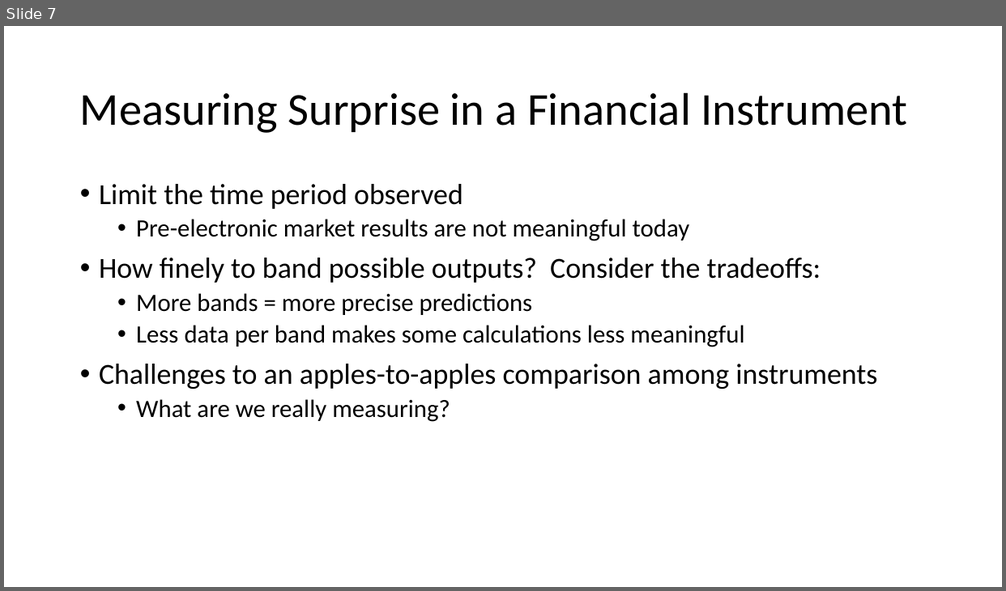
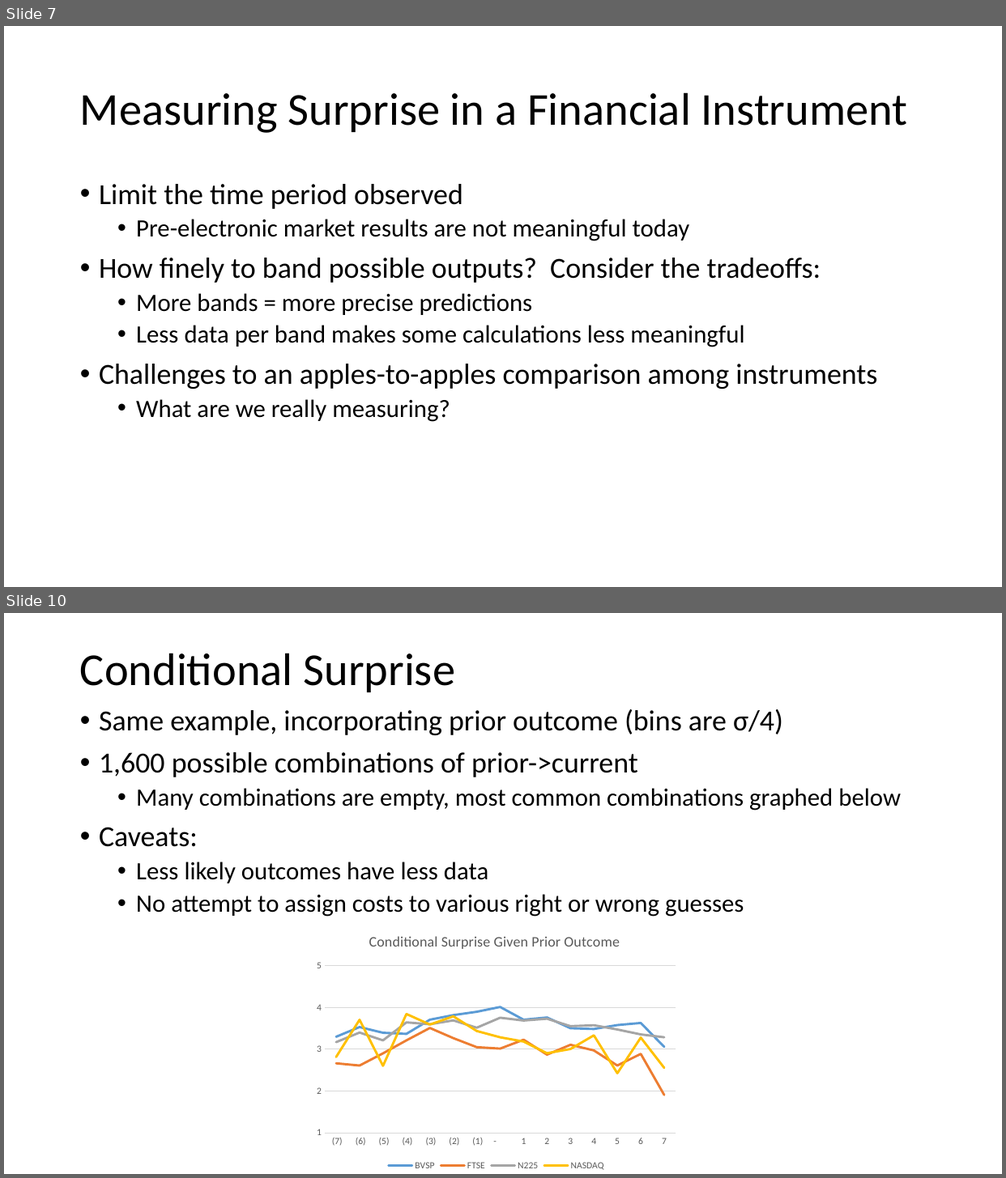
Before and after one commit to smccaula/LSSP_Hackathon, a slide deck: slides/hackathon.pptx. Shown one above the other, each under a label of ours: slide 7 before the commit, slides 7 and 10 after it; the slides between them are not shown. The pictures are 1006x591 and 1006x1178 pixels, drawn with LibreOffice and Linux fonts; fonts in the diff are those of the drawing. Boxes give left, top, right and bottom in pixels: in the first picture for what was removed or moved away, otherwise in the second. Text is boxed around its words. In the diff, an @@ line names an element or a change of style, - is before the commit and + after.

Commit message:
finished conditional surprise slide
could add additional results if available, but this is probably enough
to present

```diff
--- a/slides/hackathon.pptx
+++ b/slides/hackathon.pptx
@@ slide 10 added at [4, 613, 1002, 1174], background #FFFFFF @@
@@ title added at [80, 653, 456, 692], 44 pt, text #000000 @@
+Conditional Surprise
@@ text added at [99, 709, 901, 917], 24 pt, text #000000 @@
+• Same example, incorporating prior outcome (bins are σ/4)
+• 1,600 possible combinations of prior->current
+  • Many combinations are empty, most common combinations graphed below
+• Caveats:
+  • Less likely outcomes have less data
+  • No attempt to assign costs to various right or wrong guesses
@@ line chart added at [309, 920, 684, 1174] @@
+title "Conditional Surprise Given Prior Outcome  "
+categories: -7, -6, -5, -4, -3, -2, -1, 0, 1, 2, 3, 4, 5, 6, 7
+BVSP: 3.3, 3.5, 3.4, 3.4, 3.7, 3.8, 3.9, 4, 3.7, 3.8, 3.5, 3.5, 3.6, 3.6, 3.1
+FTSE: 2.7, 2.6, 2.9, 3.2, 3.5, 3.3, 3.1, 3, 3.2, 2.9, 3.1, 3, 2.6, 2.9, 1.9
+N225: 3.2, 3.4, 3.2, 3.6, 3.6, 3.7, 3.5, 3.8, 3.7, 3.7, 3.6, 3.6, 3.5, 3.4, 3.3
+NASDAQ: 2.8, 3.7, 2.6, 3.8, 3.6, 3.8, 3.4, 3.3, 3.2, 2.9, 3, 3.3, 2.4, 3.3, 2.6
```
Also in this commit, not shown: 5 slides changed, 1 slide removed.
